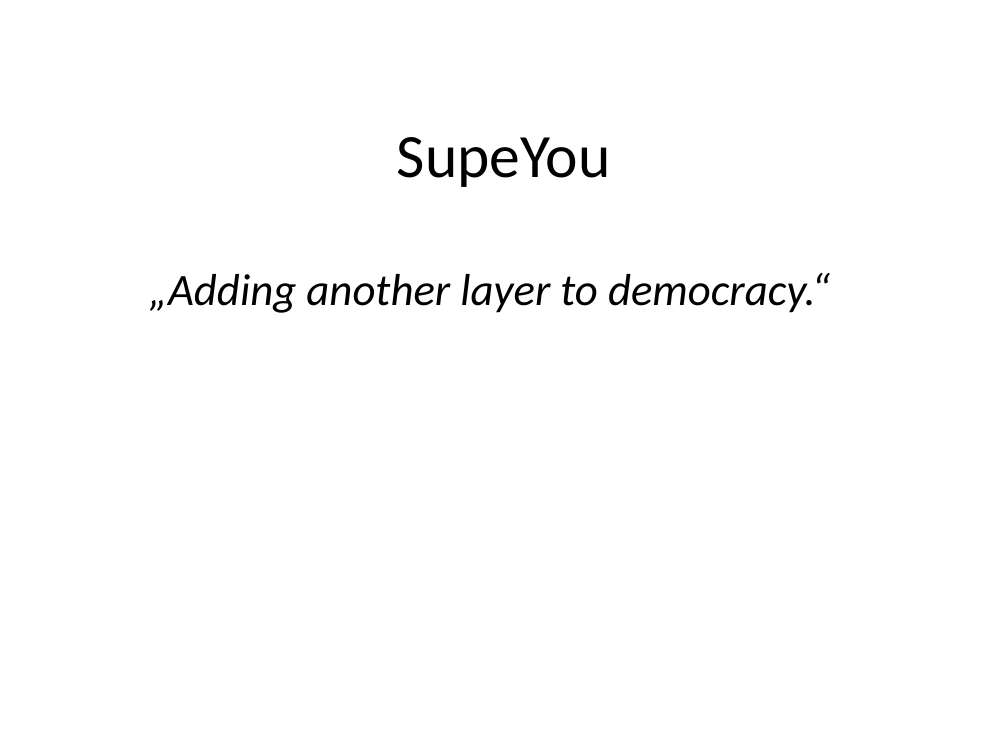
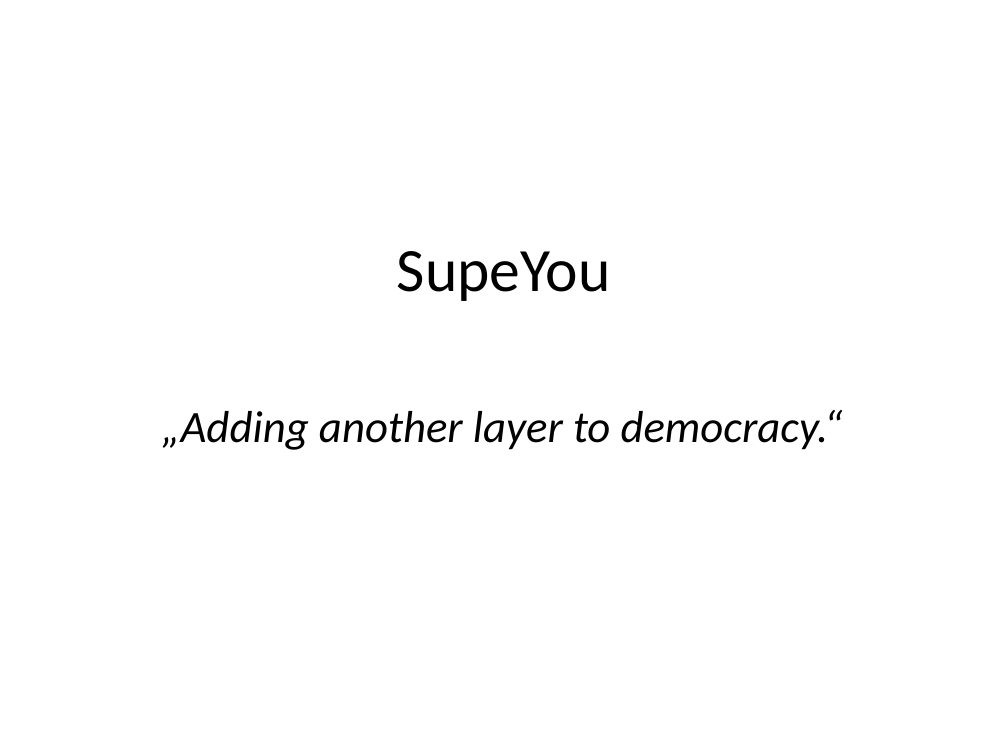
Before and after one commit to MoritzTheile/com.supeyou, a slide deck: slide 1 of com.supeyou.project/doc/SupeYou.pptx. Drawn at 1008x756 pixels with LibreOffice and Linux fonts; fonts in the diff are those of the drawing. Boxes give left, top, right and bottom in pixels: in the first picture for what was removed or moved away, otherwise in the second. Text is boxed around its words. In the diff, an @@ line names an element or a change of style, - is before the commit and + after.

```diff
--- a/com.supeyou.project/doc/SupeYou.pptx
+++ b/com.supeyou.project/doc/SupeYou.pptx
@@ title "SupeYou": place and size @@
-title "SupeYou" at (397,137,611,187)
+title "SupeYou" at (397,251,611,301)
@@ text "„Adding another layer to democracy.“": place and size @@
-text "„Adding another layer to democracy.“" at (149,273,830,313)
+text "„Adding another layer to democracy.“" at (161,410,843,450)
```
Also in this commit, not shown: 12 other slides changed, 7 slides added, 6 slides removed, 1 other file.
